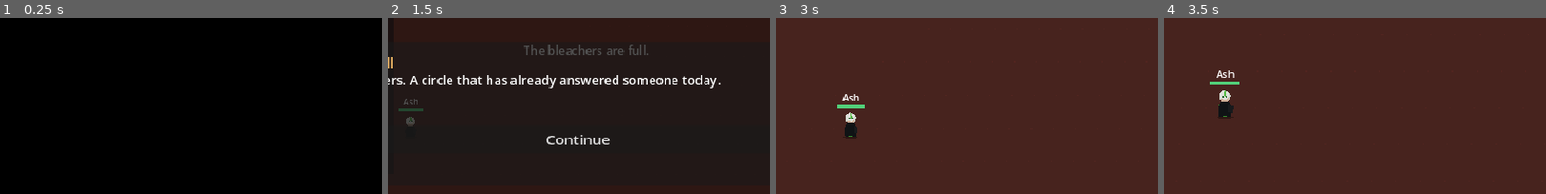
Above: before the commit, frames 1-4 (left to right).
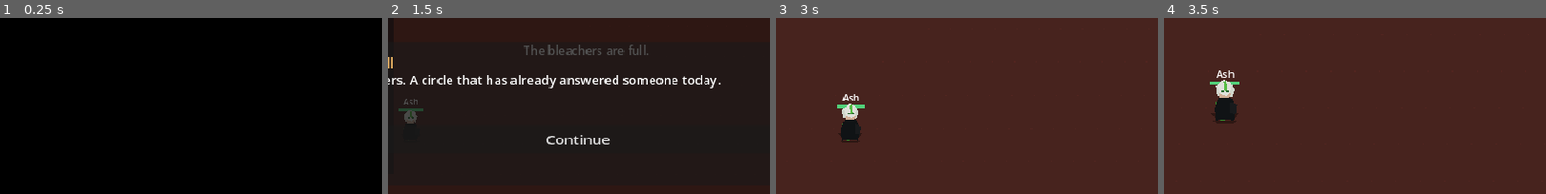
Above: after the commit, the same moments.

Repository: sk7hg824nn-ux/bloodbound-summoner
Game: Godot game, scene res://scenes/world/Academy.tscn
Two runs of this game, one before a commit and one after it. Both use one fixed random seed, a clock stepped at 60 frames per second and the inputs below. This scene is started directly instead of the project's main scene.
Inputs (mouse positions are % of the whole screen's width and height, from its top left):
- Up to frame 1 (0.25 s): no input
- Up to frame 2 (1.5 s): move the mouse to (72, 45) at 0.52 s; click (72, 45) at 0.67 s; drag from (30, 55) to (51, 81) at 1.27 s
- Up to frame 3 (3 s): click "Continue" at 2 s; click "Continue" at 2.75 s
- Up to frame 4 (3.5 s): no input
The pictures show only the part of the screen within x 24-74%, y 50-100%; the shares and areas given below are measured in that part.

Frame 1 is identical in both runs. In frame 2, 0.2% of the frame differs, in the area x 4-8%, y 52-62%; in frame 3, 0.6%; in frame 4, 0.8%, in the area x 12-20%, y 35-60%.

Commit message:
Scale illustrated Ash to a readable field body. Feet-anchor the sprite.

Diff:
--- a/scripts/characters/field_presenter.gd
+++ b/scripts/characters/field_presenter.gd
@@ -11,7 +11,7 @@
 var _era = "academy"
 var _pose = ""
 var _last_dir = "se"
-const BASE = 0.42
+const BASE = 0.62
 
 static func attach(host, sheet_name, kind, color):
 	var existing = host.get_node_or_null("Field")
@@ -48,7 +48,7 @@
 	shadow.name = "Shadow"
 	shadow.color = Color(0, 0, 0, 0.38)
 	shadow.polygon = PackedVector2Array([
-		Vector2(-16, 6), Vector2(16, 6), Vector2(11, 12), Vector2(-11, 12)
+		Vector2(-22, 6), Vector2(22, 6), Vector2(16, 14), Vector2(-16, 14)
 	])
 	shadow.z_index = -2
 	add_child(shadow)
@@ -124,7 +124,10 @@
 	sprite.sprite_frames = frames
 	sprite.texture_filter = 1
 	sprite.centered = true
-	sprite.offset = Vector2(0, -18)
+	var foot = -18.0
+	if idle0 != null:
+		foot = -float(idle0.get_height()) * 0.48
+	sprite.offset = Vector2(0, foot)
 	sprite.play("idle")
 	add_child(sprite)
 	if figure != null:
